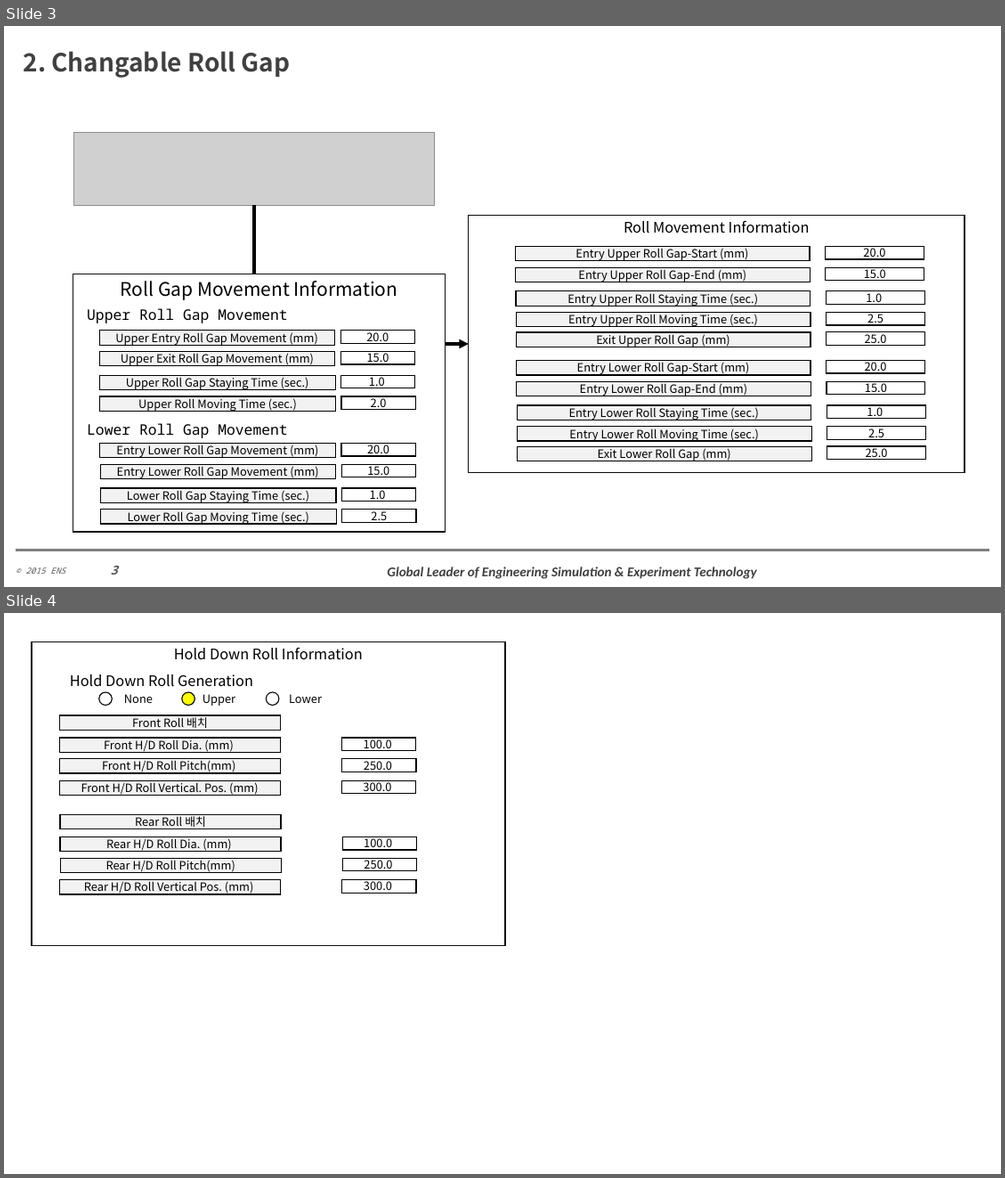
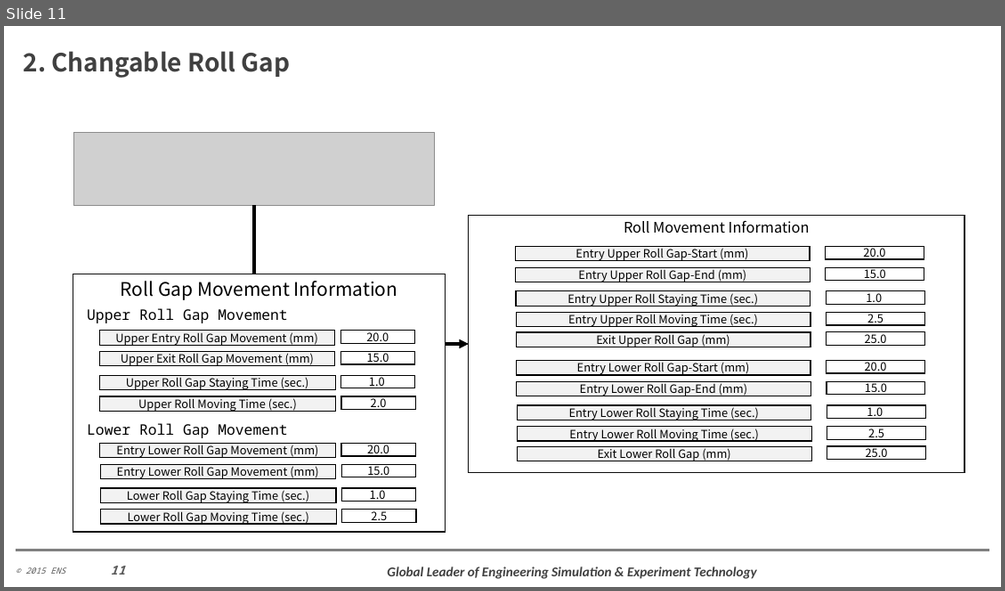
Before and after one commit to JongseoLee/2016, a slide deck: com.js.ens.leveller/ver3UI업데이트.pptx. Shown one above the other, each under a label of ours: slides 3 and 4 before the commit, slide 11 after it. The pictures are 1005x1178 and 1005x591 pixels, drawn with LibreOffice and Linux fonts; fonts in the diff are those of the drawing; grey boxes stand for pictures; background and template pictures are left out. Boxes give left, top, right and bottom in pixels: in the first picture for what was removed or moved away, otherwise in the second. Text is boxed around its words. In the diff, an @@ line names an element or a change of style, - is before the commit and + after.

```diff
--- a/com.js.ens.leveller/ver3UI업데이트.pptx
+++ b/com.js.ens.leveller/ver3UI업데이트.pptx
@@ slide 4 removed at (4,613,1001,1174), background #FFFFFF @@
@@ group removed at (32,641,505,945): 19 rectangles, 3 ellipses @@
-Hold Down Roll Information
-Front Roll 배치
-Upper
-Lower
-Front H/D Roll Dia. (mm)
-100.0
-Front H/D Roll Pitch(mm)
-250.0
-Front H/D Roll Vertical. Pos. (mm)
-300.0
-Rear Roll 배치
-Rear H/D Roll Dia. (mm)
-100.0
-Rear H/D Roll Pitch(mm)
-250.0
-Rear H/D Roll Vertical Pos. (mm)
-300.0
-None
-Hold Down Roll Generation
@@ what was slide 3 is now slide 11 @@
@@ page number at (110,565,125,574): text changed @@
-3
+11
```
Also in this commit, not shown: 8 slides added, 1 other slide removed, 9 other files.
